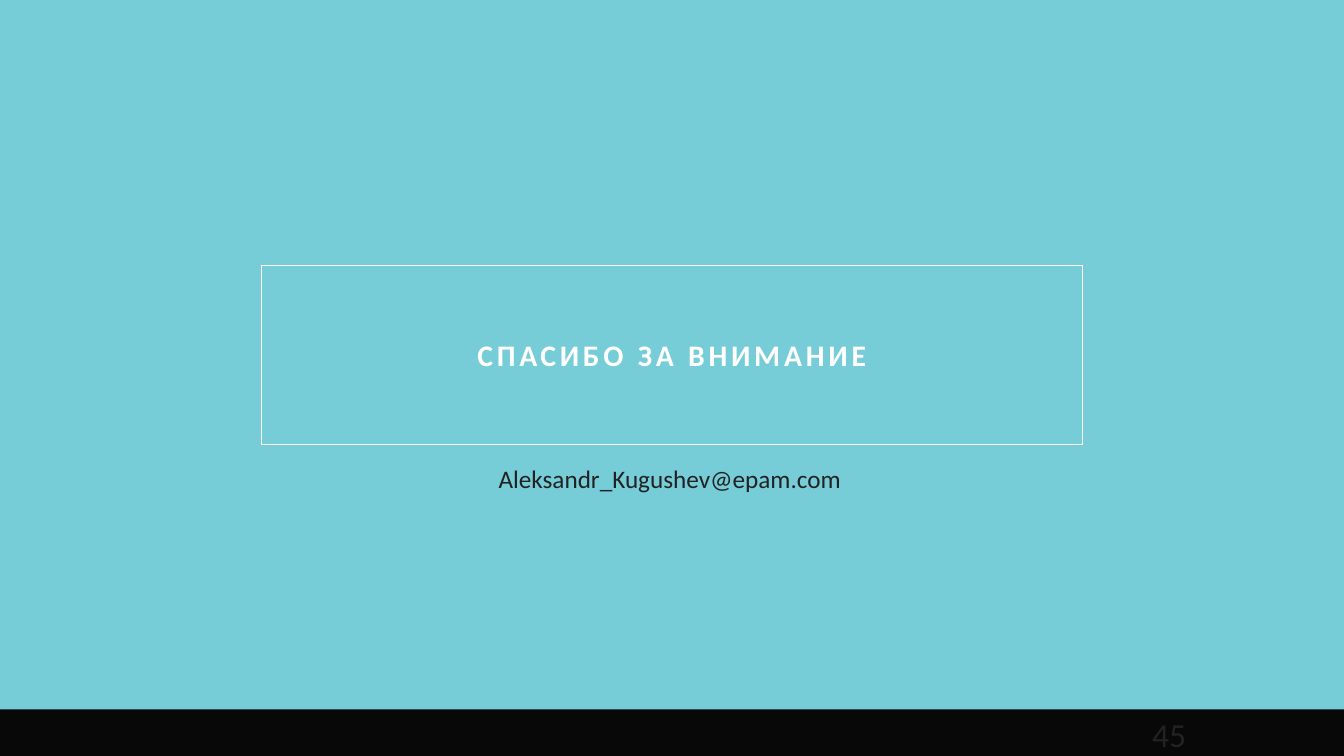
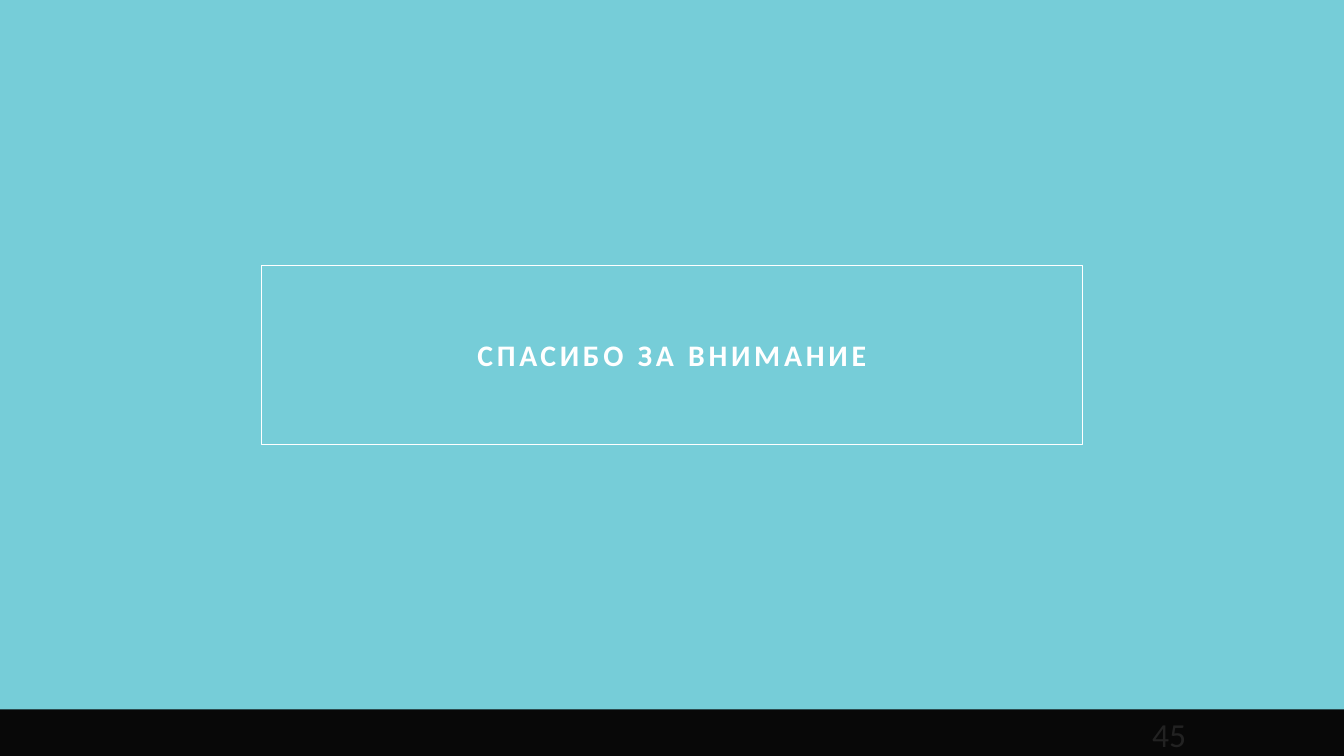
Before and after one commit to kugushev/presentations, a slide deck: slide 45 of Presentation.pptx. Drawn at 1344x756 pixels with LibreOffice and Linux fonts; fonts in the diff are those of the drawing; background and template pictures are left out. Boxes give left, top, right and bottom in pixels: in the first picture for what was removed or moved away, otherwise in the second. Text is boxed around its words. In the diff, an @@ line names an element or a change of style, - is before the commit and + after.

```diff
--- a/Presentation.pptx
+++ b/Presentation.pptx
@@ text removed at box(499, 470, 841, 493) @@
-Aleksandr_Kugushev@epam.com
```
Also in this commit, not shown: 4 other slides changed, 1 slide added.
